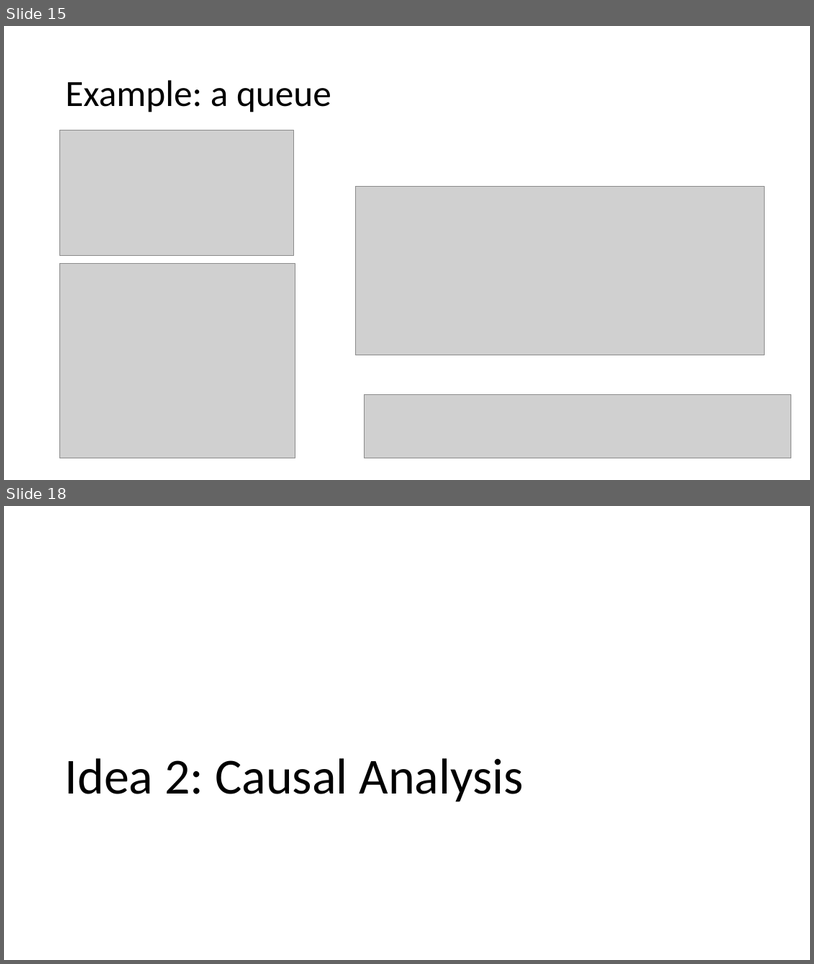
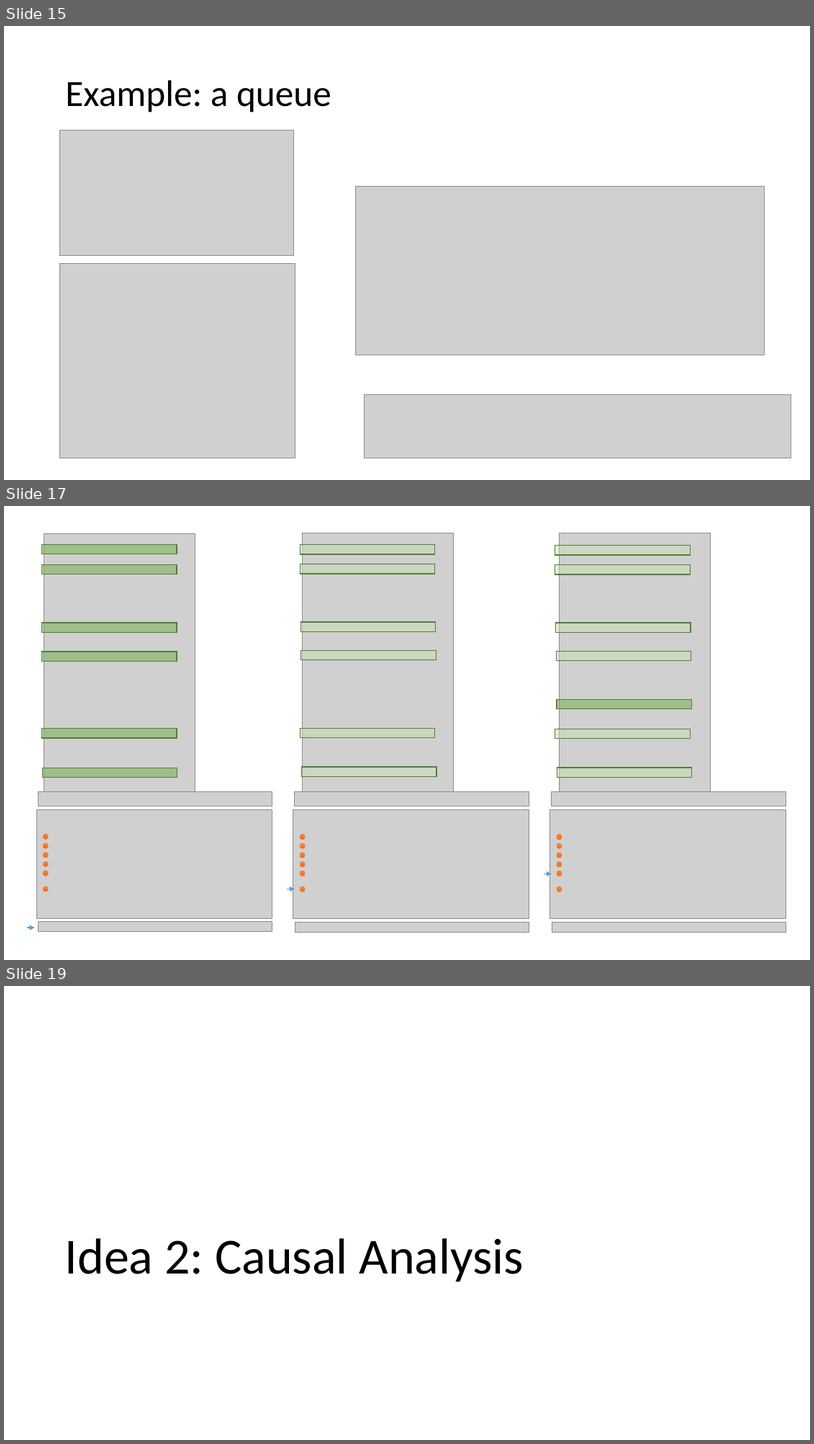
Before and after one commit to tjhance/ivy-research, a slide deck: interactive_proof/counterexample_generalization.pptx. Shown one above the other, each under a label of ours: slides 15 and 18 before the commit, slides 15, 17 and 19 after it; the slides between them are not shown. The pictures are 814x964 and 814x1444 pixels, drawn with LibreOffice and Linux fonts; fonts in the diff are those of the drawing; grey boxes stand for pictures. Boxes give left, top, right and bottom in pixels: in the first picture for what was removed or moved away, otherwise in the second. Text is boxed around its words. In the diff, an @@ line names an element or a change of style, - is before the commit and + after.

```diff
--- a/interactive_proof/counterexample_generalization.pptx
+++ b/interactive_proof/counterexample_generalization.pptx
@@ slide 17 added at [4,506,810,960], background #FFFFFF @@
@@ rectangle added at [42,545,177,554], fill #70AD47 at 50% opacity, outline #538035 1 pt @@
@@ picture added at [44,533,196,792] @@
@@ rectangle added at [301,545,435,554], fill #C5E0B4 at 50% opacity, outline #538035 1 pt @@
@@ picture added at [303,533,454,792] @@
@@ rectangle added at [556,546,691,555], fill #C5E0B4 at 50% opacity, outline #538035 1 pt @@
@@ picture added at [560,533,711,792] @@
@@ rectangle added at [42,565,177,574], fill #70AD47 at 50% opacity, outline #538035 1 pt @@
@@ rectangle added at [301,564,435,574], fill #C5E0B4 at 50% opacity, outline #538035 1 pt @@
@@ rectangle added at [556,565,691,575], fill #C5E0B4 at 50% opacity, outline #538035 1 pt @@
@@ rectangle added at [42,623,177,633], fill #70AD47 at 50% opacity, outline #538035 1 pt @@
@@ rectangle added at [301,622,436,632], fill #C5E0B4 at 50% opacity, outline #538035 1 pt @@
@@ rectangle added at [556,623,691,633], fill #C5E0B4 at 50% opacity, outline #538035 1 pt @@
@@ rectangle added at [42,651,177,662], fill #70AD47 at 50% opacity, outline #538035 1 pt @@
@@ rectangle added at [301,651,437,660], fill #C5E0B4 at 50% opacity, outline #538035 1 pt @@
@@ rectangle added at [557,651,692,661], fill #C5E0B4 at 50% opacity, outline #538035 1 pt @@
@@ rectangle added at [557,700,692,709], fill #70AD47 at 50% opacity, outline #538035 1 pt @@
@@ rectangle added at [42,728,177,739], fill #70AD47 at 50% opacity, outline #538035 1 pt @@
@@ rectangle added at [301,728,435,738], fill #C5E0B4 at 50% opacity, outline #538035 1 pt @@
@@ rectangle added at [556,728,691,739], fill #C5E0B4 at 50% opacity, outline #538035 1 pt @@
@@ rectangle added at [43,767,178,777], fill #70AD47 at 50% opacity, outline #538035 1 pt @@
@@ rectangle added at [302,767,437,777], fill #C5E0B4 at 50% opacity, outline #538035 1 pt @@
@@ rectangle added at [558,767,692,777], fill #C5E0B4 at 50% opacity, outline #538035 1 pt @@
@@ group added at [36,791,273,932]: 6 ellipses, 3 pictures @@
@@ arrow added from (287, 889) to (295, 889), #5B9BD5 1.5 pt @@
@@ group added at [293,792,530,932]: 6 ellipses, 3 pictures @@
@@ arrow added from (544, 874) to (552, 874), #5B9BD5 1.5 pt @@
@@ group added at [550,792,787,932]: 6 ellipses, 3 pictures @@
@@ arrow added from (27, 928) to (35, 928), #5B9BD5 1.5 pt @@
@@ what was slide 18 is now slide 19 @@
```
Also in this commit, not shown: 2 slides changed, 1 other slide added, 1 slide removed.
